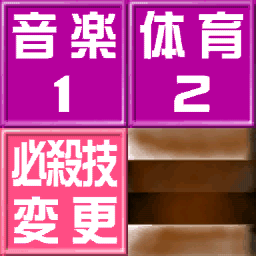
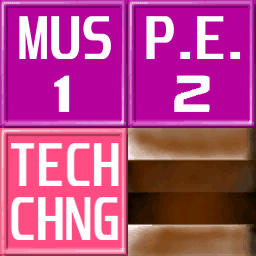
Two versions of the same layered image (256 × 256). Layer-by-layer changes:
added layer "TECH CHANGE" above "P.E." over [11, 143, 120, 240]
added layer "P.E." above "MUS" over [146, 16, 241, 59]
added layer "MUS" above "eng" over [19, 16, 111, 59]
added layer "covers" above "58d36f3b.png" over [10, 10, 244, 244]
added layer "TECH CHANGE #1" over [10, 143, 120, 240]
